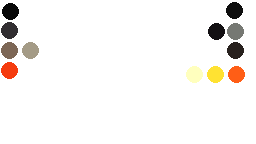
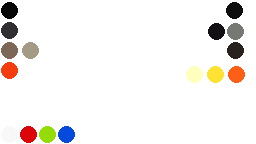
Layer changes from the first 256 x 144 image to the second:
painted on "Background" over [1, 2, 75, 143]
